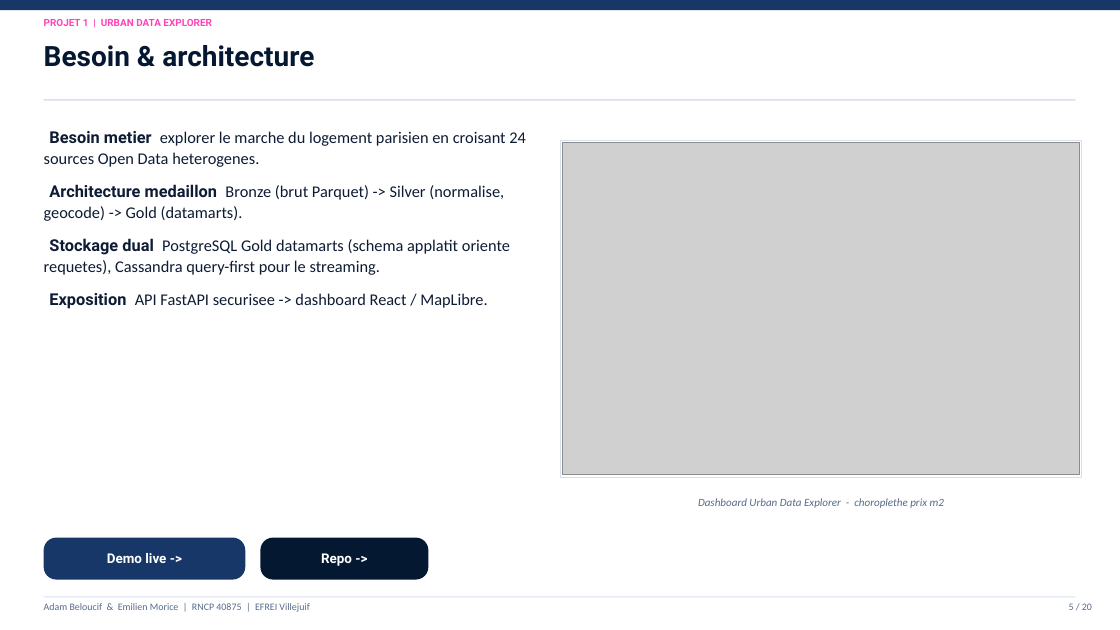
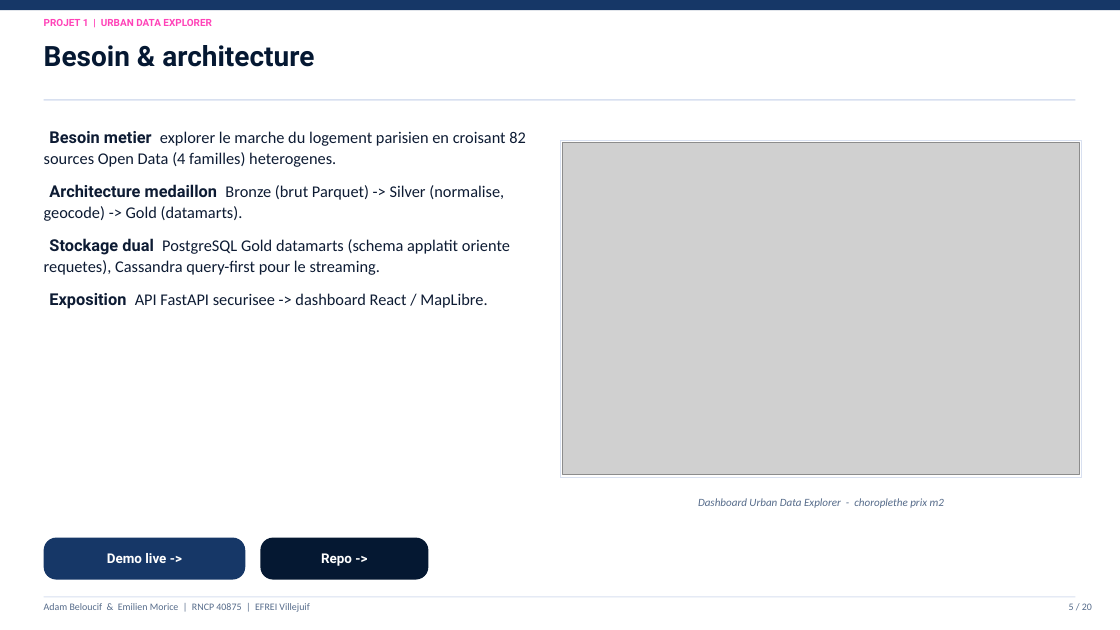
Before and after one commit to Adam-Blf/Soutenance-M1, a slide deck: slide 5 of Soutenance_Bloc1-2_Adam_Emilien.pptx. Drawn at 1120x630 pixels with LibreOffice and Linux fonts; fonts in the diff are those of the drawing; grey boxes stand for pictures. Boxes give left, top, right and bottom in pixels: in the first picture for what was removed or moved away, otherwise in the second. Text is boxed around its words. In the diff, an @@ line names an element or a change of style, - is before the commit and + after.

Commit message:
fix: update all slides with real metrics from codebase (#7)
- UDE: 82 sources (not 24), 4 familles mobilite/vie_quotidienne/environnement/logement
- Maintenance: real XGBoost scores F1=0.886 ROC-AUC=0.995, real fit times
- IA Pero: 447 cocktails (not 612), GPT-2 not Gemini, guardrail 0.40 not 0.35
- Replace CO2 column (no data) with CV F1 5-fold (real values)
- Fix cache type: JSON MD5 not SQLite

```diff
--- a/Soutenance_Bloc1-2_Adam_Emilien.pptx
+++ b/Soutenance_Bloc1-2_Adam_Emilien.pptx
@@ text at (44, 131, 526, 167): text changed @@
-Besoin metier explorer le marche du logement parisien en croisant 24 sources Open Data heterogenes.
+Besoin metier explorer le marche du logement parisien en croisant 82 sources Open Data (4 familles) heterogenes.
```
Also in this commit, not shown: 6 other slides changed, 1 other file.
